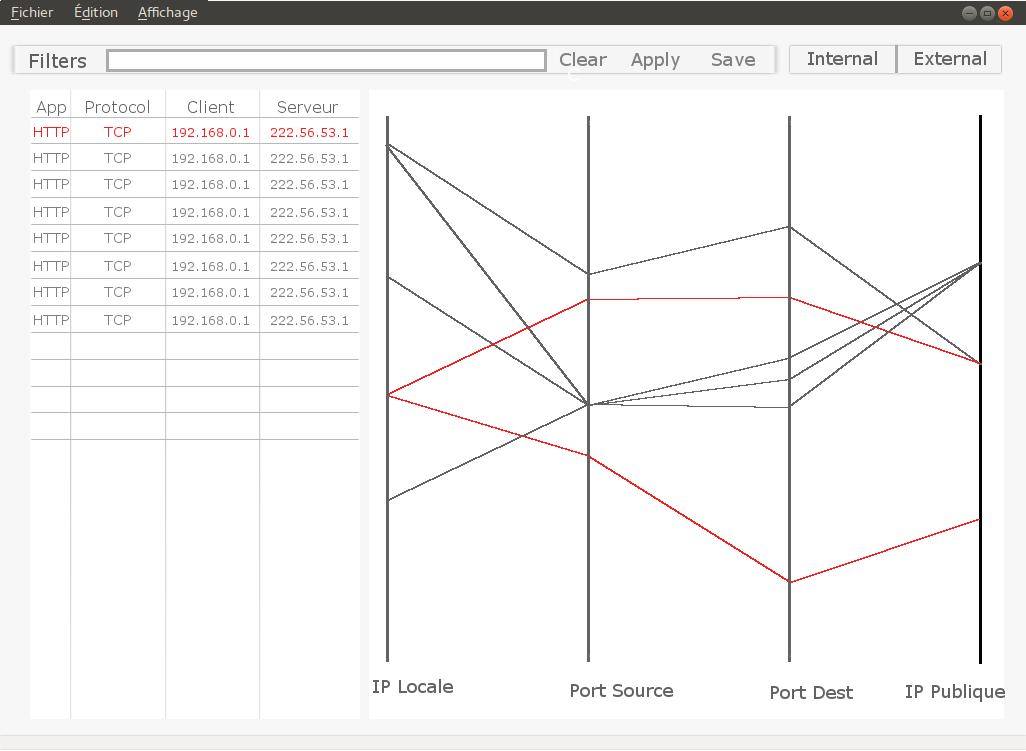
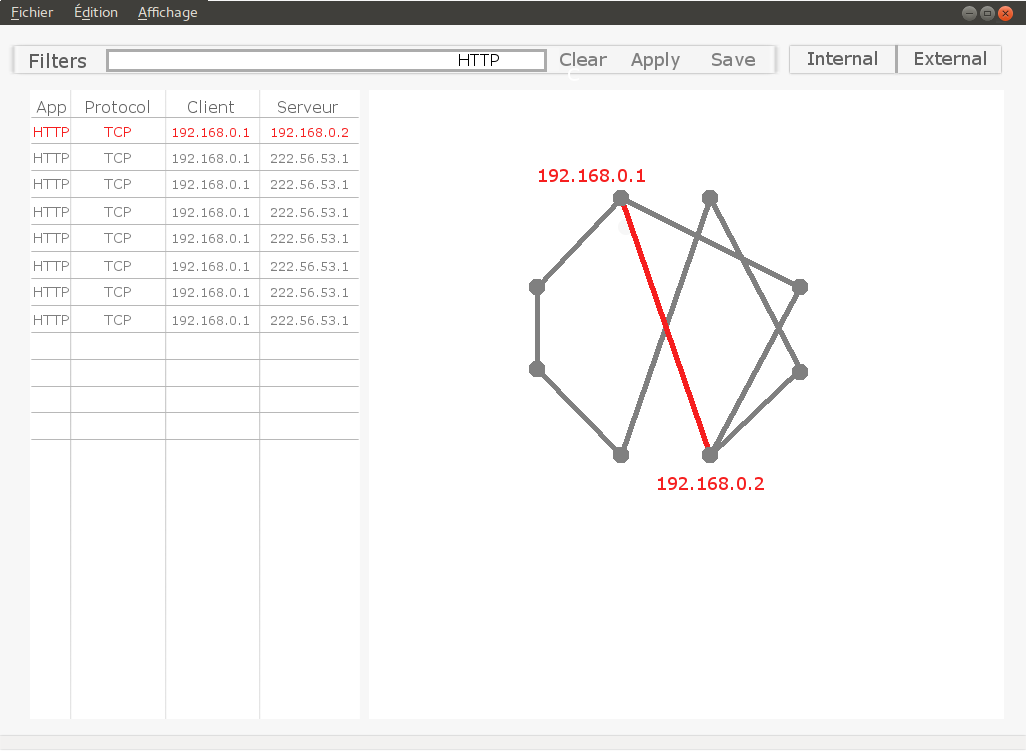
Before/after of a 1026 × 751 layered artwork. What changed in the layer stack:
renamed "Groupe de calques #1" to "ExternalView", hid the group it (8 layers) over bbox(373, 115, 1005, 702)
moved "Calque Copié #11" into group "ExternalView" over bbox(788, 116, 791, 662)
added group "InternalView" with 12 layers above "ListeConnexion #1" over bbox(373, 54, 1004, 702)
added layer "192.168.1.1" in group "InternalView" over bbox(613, 190, 629, 206)
added layer "192.168.1.2" in group "InternalView" over bbox(792, 279, 808, 295)
added layer "192.168.1.3" in group "InternalView" over bbox(529, 361, 545, 377)
added layer "192.168.1.4" in group "InternalView" over bbox(702, 447, 718, 463)
added layer "192.168.1.5" in group "InternalView" over bbox(529, 279, 545, 295)
added layer "192.168.1.6" in group "InternalView" over bbox(613, 447, 629, 463)
added layer "192.168.1.7" in group "InternalView" over bbox(702, 190, 718, 206)
added layer "192.168.1.8" in group "InternalView" over bbox(792, 364, 808, 380)
added layer "HTTP" in group "InternalView" over bbox(459, 54, 499, 66)
added layer "192.168.0.2" in group "InternalView" over bbox(658, 477, 764, 490)
added layer "192.168.0.1" in group "InternalView" over bbox(539, 169, 645, 182)
added layer "InternalBAckground" in group "InternalView" over bbox(373, 115, 1004, 702)
painted on "HTTP TCP 192.168...." over bbox(271, 128, 348, 137)
